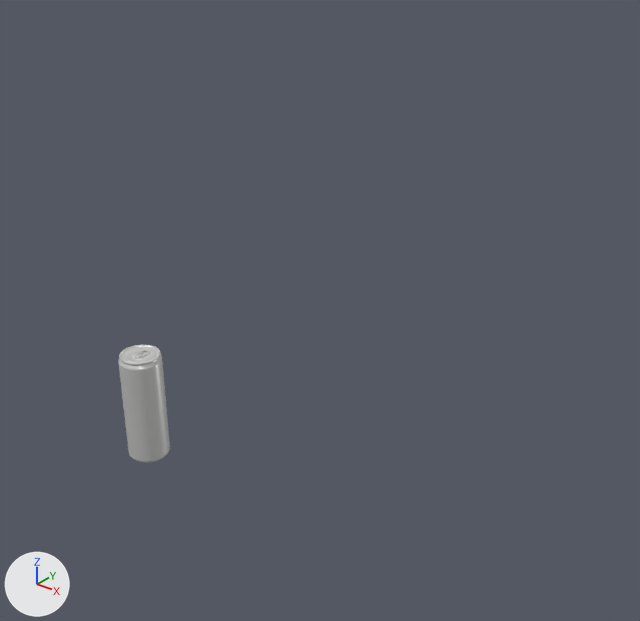
The Blender file can.blend as it was, and as the next commit left it.
Camera for both pictures: a camera (50 mm lens) standing at (13.2, -10.44, 10.2) and looking at (2.21, 3.29, 1.68). The axes (+X, +Y, +Z) are drawn at lower left. The lights are the same throughout.

In view in the first picture: 'can'.
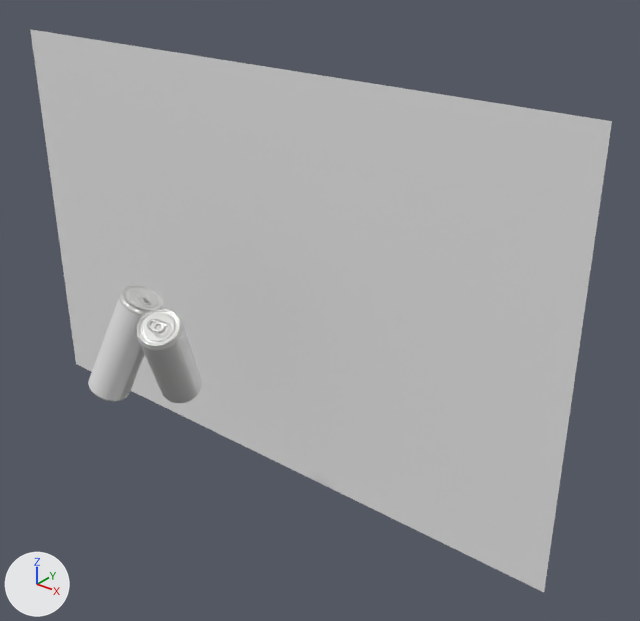
Where the change shows, as pixel boxes (x1, y1, x2, y2) in the pictures (640 x 621 px):
'Plane', added
    after: (30, 29, 612, 592)
'can', moved, turned
    before: (118, 345, 170, 463)
    after: (137, 309, 202, 403)
'can.001', added
    after: (88, 285, 163, 402)
    faces in mat_second_label (its picture is missing): (88, 299, 143, 401)
    faces in mat_metal_white (its picture is missing): (89, 285, 163, 402)

The change, as a list of edits to the scene's bpy script:
```text
Add mat_second_label:
    mat_second_label = principled_material('second label')
    mat_second_label.base_color = (0.8, 0.8, 0.8)  # white #e7e7e7
Add me_cylinder_001:
    me_cylinder_001.from_pydata(...)  # 1768 vertices, 1776 faces; spans x -0.46..0.46, y -0.46..0.46, z -1.7..0.78
    me_cylinder_001.polygons.foreach_set('use_smooth', [True] * 1776)
    # faces by material slot: [1728, 48]
    me_cylinder_001.materials.append(mat_metal_white)  # its picture is missing
    me_cylinder_001.materials.append(mat_second_label)  # its picture is missing
Add me_plane:
    me_plane.from_pydata([(-7.9, -4.0, -3.8), (7.9, -4.0, -3.8), (-7.9, 6.1, -3.8), (7.9, 6.1, -3.8)], [], [(0, 1, 3, 2)])
Change ob_can:
    ob_can.location: (0.0, 0.0, 0.46) -> (0.87, 0.0, 1.7)
    ob_can.rotation_euler: (0.0, 0.0, 0.0) -> (0.29, -0.48, 1.571)  # degrees (0, 0, 0) -> degrees (17, -28, 90)
Add ob_can_001:
    ob_can_001 = bpy.data.objects.new('can.001', me_cylinder_001)
    ob_can_001.location = (-0.15, -0.02, 1.83)
    ob_can_001.rotation_euler = (-0.334, -0.25, -1.673)  # degrees (-19, -14, -96)
    _m = ob_can_001.modifiers.new('Subdivision', 'SUBSURF')
    _m.levels = 2
Add ob_plane:
    ob_plane = bpy.data.objects.new('Plane', me_plane)
    ob_plane.location = (0.0, 0.0, 0.57)
    ob_plane.rotation_euler = (1.571, 0.0, 0.0)  # degrees (90, 0, 0)
```
